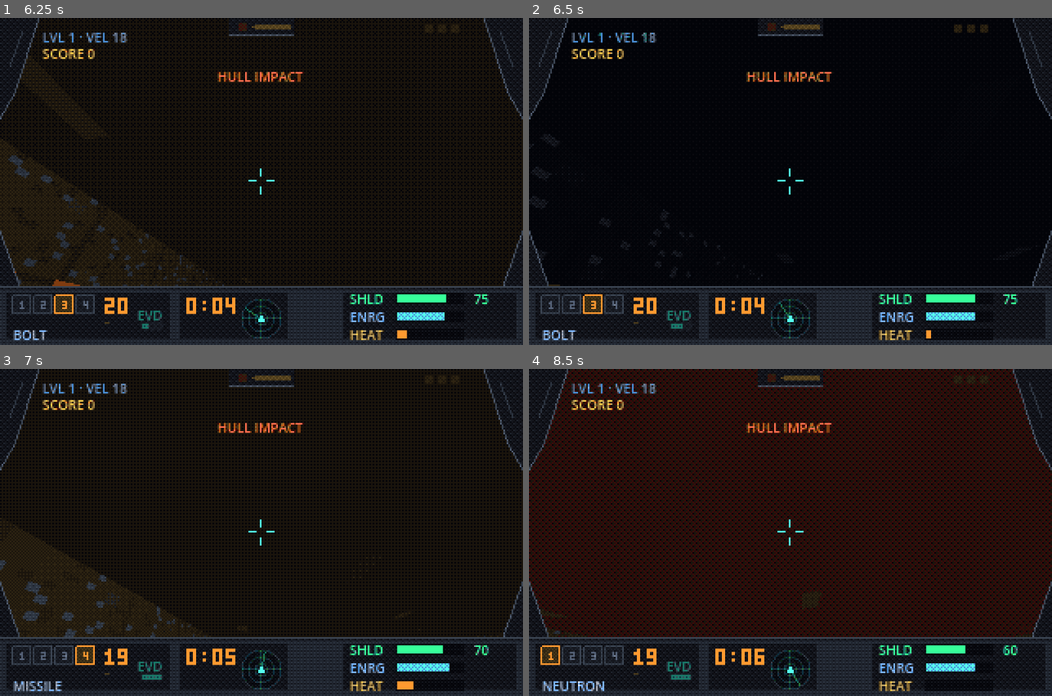
Above: before the commit, frames 1-4 (two rows, left to right).
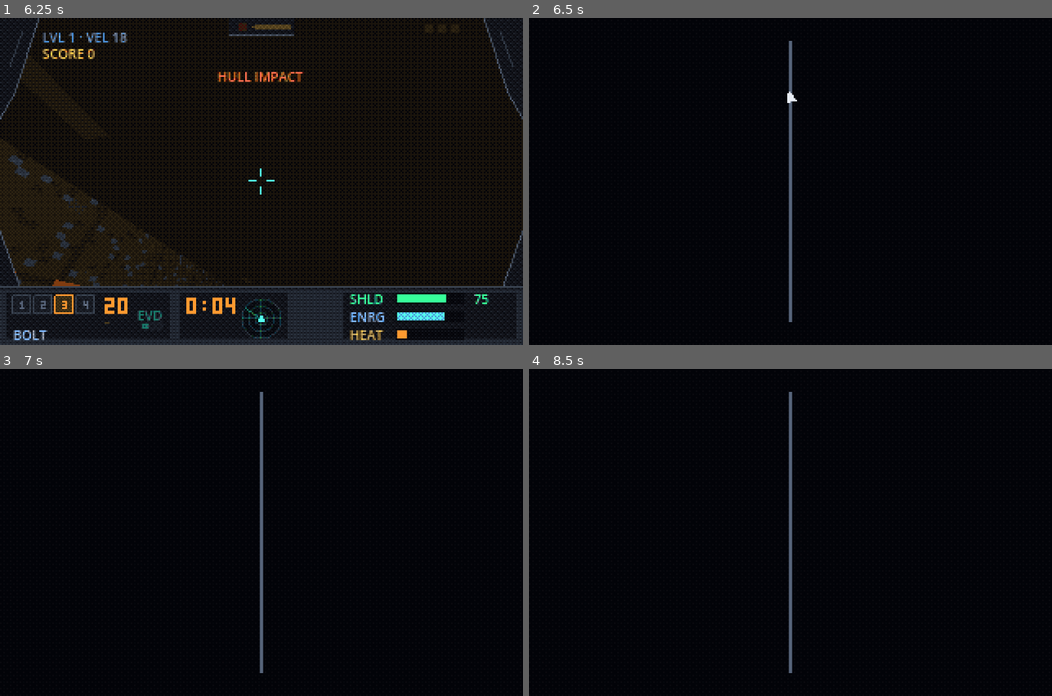
Above: after the commit, the same moments.

Repository: NCSTATEPACK16/VoidRunner
Game: Godot game, scene res://scenes/game.tscn
The game is run twice, just before and just after one commit, with the same random seed, the same clock (stepped at 60 frames per second) and the same inputs.
Inputs (mouse positions are in pixels of both pictures, inside the frame that each line leads up to):
- Up to frame 1 (6.25 s): click "> START" at 0.5 s; click "> LAUNCH" at 1.25 s; tap Enter (pause_game) at 2, 5.65, 5.75 s; move the mouse to (287, 181) at 2.02 s; hold W (boost) 2.03-2.78 s; hold Up (steer_up) 2.03-5.78 s; click (287, 181) at 2.17 s; move the mouse to (235, 181) at 2.77 s; tap Space (fire) at 2.85 s; click (235, 181) at 2.92 s; move the mouse to (271, 174) at 3.52 s; hold P (plasma_bomb) 3.53-4.28 s; click (271, 174) at 3.67 s; move the mouse to (256, 188) at 4.27 s; tap 1 (weapon_1) at 4.35 s; click (256, 188) at 4.42 s; move the mouse to (298, 184) at 5.02 s; tap 2 (weapon_2) at 5.1 s; click (298, 184) at 5.17 s; move the mouse to (104, 132) at 5.77 s; hold A (dodge_left) from 5.78 s (still down); tap 3 (weapon_3) at 5.85 s; click (104, 132) at 5.92 s
- Up to frame 2 (6.5 s): keep holding A (dodge_left); tap Tab (automap, bound only after the commit) at 6.4 s
- Up to frame 3 (7 s): move the mouse to (266, 532) at 6.52 s; release A (dodge_left) at 6.53 s; hold Up (steer_up) from 6.53 s (still down); tap 4 (weapon_4) at 6.6 s; click (266, 532) at 6.67 s
- Up to frame 4 (8.5 s): move the mouse to (769, 525) at 7.27 s; release Up (steer_up) at 7.28 s; hold D (dodge_right) 7.28-8.03 s; tap Backspace (weapon_cycle) at 7.35 s; click (769, 525) at 7.42 s; move the mouse to (816, 532) at 8.02 s; hold Up (steer_up) from 8.03 s (still down); tap X at 8.1 s; click (816, 532) at 8.17 s

Frame 1 is identical in both runs. In frame 2, 12% of the frame differs, in the area x 0-100%, y 0-100%; in frame 3, 17%; in frame 4, 51%.

Commit message:
L4a: Tab automap — paused, dirty-draw, chunky
New scripts/automap_display.gd: a north-up top-down XZ map of explored rings,
rendered inside the 320x200 SubViewport (chunky + dithered) on a CanvasLayer
above the HUD, below the dither. Opening hard-pauses the tree; process_mode
WHEN_PAUSED lets it blink + take the close input while frozen, and costs zero
while closed (never drawn). Tab opens (game._unhandled_input), Tab/ESC close
(the map's own handler) — the pause-state split means no input race. Explored
polyline is dirty-draw; _pts is built in open() too so headless (no _draw)
still populates it. Tunnel/arena/boss lines, secret 'S' + portal diamond
markers, +/- zoom. New 'automap' input action (Tab; gamepad Back when enabled).

Verified: import clean; smoke 'automap ok' (33-ring polyline, pause+resume);
SMOKE TEST COMPLETE.

Co-Authored-By: Claude Opus 4.8 <noreply@anthropic.com>

Diff:
--- /dev/null
+++ b/scripts/automap_display.gd
@@ -0,0 +1,174 @@
+class_name Automap
+extends Control
+## V2.2 L4a: Tab automap. Renders INSIDE the 320x200 game SubViewport (chunky +
+## dithered for free), a north-up top-down XZ projection of the explored rings.
+##
+## Opening HARD-pauses the tree (get_tree().paused) — constant-forward flight makes
+## a live map lethal, and pausing is the safe, Doom-authentic call. The node's
+## process_mode is WHEN_PAUSED so it can blink the player blip and take the close
+## input while everything else is frozen; conversely it does nothing (and never
+## draws) while closed. Dirty-draw: the explored polyline rebuilds only when the
+## explored range changes; _draw runs only while open.
+
+const MARGIN := 14.0
+const WALL_COL := Color("5a6b7a")
+const ARENA_COL := Color("8fb8cc")
+const BOSS_COL := Color("ff5040")
+const PORTAL_COL := Color("62ffd0")
+const SECRET_COL := Color("ffd34d")
+const PLAYER_COL := Color("ffffff")
+
+var _path = null            # PathGen (RefCounted — untyped to avoid a cyclic class dep)
+var _player = null          # PlayerShip — read for ring_idx + yaw at draw time
+var _open := false
+var _max_ring := 0          # high-water explored ring index
+var _dirty := true
+var _pts: PackedVector2Array = PackedVector2Array()      # ring centres in world XZ
+var _widths: PackedFloat32Array = PackedFloat32Array()   # per-ring half-width
+var _zoom := 1.0
+var _blink := 0.0
+var _blink_on := true
+var _secret_rings: PackedInt32Array = PackedInt32Array()
+var _portal_ring := -1
+
+
+func _ready() -> void:
+	process_mode = Node.PROCESS_MODE_WHEN_PAUSED   # blink + close input while paused
+	mouse_filter = Control.MOUSE_FILTER_IGNORE     # view-only; never eats input
+	position = Vector2.ZERO
+	size = Vector2(320, 200)
+	visible = false
+
+
+## Called by game._load_level_world with the new level's path — resets exploration.
+func setup(path, player) -> void:
+	_path = path
+	_player = player
+	_max_ring = 0
+	_zoom = 1.0
+	_secret_rings = PackedInt32Array()
+	_portal_ring = -1
+	_dirty = true
+
+
+func note_ring(idx: int) -> void:
+	if idx > _max_ring:
+		_max_ring = idx
+		_dirty = true
+
+
+## Markers the game refreshes when the map opens (found secrets, woken exit portal).
+func set_markers(secret_rings: PackedInt32Array, portal_ring: int) -> void:
+	_secret_rings = secret_rings
+	_portal_ring = portal_ring
+	if _open:
+		queue_redraw()
+
+
+func is_open() -> bool:
+	return _open
+
+
+func open() -> void:
+	if _open:
+		return
+	_open = true
+	visible = true
+	_blink = 0.0
+	_blink_on = true
+	_rebuild()                     # build _pts now — headless has no _draw to trigger it
+	Engine.time_scale = 1.0        # cancel any active hit-stop crush before the freeze
+	get_tree().paused = true
+	queue_redraw()
+
+
+func close() -> void:
+	if not _open:
+		return
+	_open = false
+	visible = false
+	get_tree().paused = false
+
+
+func _process(delta: float) -> void:
+	if not _open:
+		return
+	_blink += delta
+	if _blink >= 0.4:
+		_blink -= 0.4
+		_blink_on = not _blink_on
+		queue_redraw()             # only the player blip toggles — cheap, tree is paused
+
+
+func _unhandled_input(event: InputEvent) -> void:
+	if not _open:
+		return   # while closed the node is WHEN_PAUSED and gets no input anyway
+	if event.is_action_pressed("automap") or event.is_action_pressed("pause_game"):
+		close()
+		get_viewport().set_input_as_handled()
+	elif event is InputEventKey and event.pressed:
+		if event.physical_keycode in [KEY_EQUAL, KEY_BRACKETRIGHT, KEY_KP_ADD]:
+			_zoom = minf(_zoom * 1.33, 4.0)
+			queue_redraw()
+		elif event.physical_keycode in [KEY_MINUS, KEY_BRACKETLEFT, KEY_KP_SUBTRACT]:
+			_zoom = maxf(_zoom / 1.33, 0.5)
+			queue_redraw()
+
+
+func _rebuild() -> void:
+	_pts = PackedVector2Array()
+	_widths = PackedFloat32Array()
+	_dirty = false
+	if _path == null or _path.rings.is_empty():
+		return
+	var hi: int = mini(_max_ring + 2, _path.rings.size() - 1)   # +2 ring lookahead
+	for i in hi + 1:
+		var r: Dictionary = _path.rings[i]
+		_pts.append(Vector2(r.p.x, r.p.z))
+		_widths.append(r.hw)
+
+
+func _draw() -> void:
+	if _dirty:
+		_rebuild()
+	draw_rect(Rect2(0, 0, 320, 200), Color.BLACK)   # grid-free black, like a 1995 automap
+	if _pts.size() < 2:
+		return
+	# fit the explored bounds into the rect (north-up), then zoom about the centre
+	var lo := _pts[0]
+	var hi := _pts[0]
+	for p in _pts:
+		lo.x = minf(lo.x, p.x); lo.y = minf(lo.y, p.y)
+		hi.x = maxf(hi.x, p.x); hi.y = maxf(hi.y, p.y)
+	var span := hi - lo
+	var s: float = minf((320.0 - 2.0 * MARGIN) / maxf(span.x, 1.0),
+		(200.0 - 2.0 * MARGIN) / maxf(span.y, 1.0)) * _zoom
+	var centre := (lo + hi) * 0.5
+	var to_screen := func(w: Vector2) -> Vector2:
+		return Vector2(160, 100) + Vector2((w.x - centre.x) * s, (w.y - centre.y) * s)
+	# tunnel polyline, thickened per ring half-width; arenas + boss room read distinct
+	for i in range(1, _pts.size()):
+		var col := WALL_COL
+		var ri: Dictionary = _path.rings[i]
+		if ri.arena:
+			col = BOSS_COL if _path.is_boss else ARENA_COL
+		draw_line(to_screen.call(_pts[i - 1]), to_screen.call(_pts[i]), col,
+			clampf(_widths[i] * s * 0.12, 1.0, 6.0))
+	# markers
+	for sr in _secret_rings:
+		if sr >= 0 and sr < _pts.size():
+			draw_string(ThemeDB.fallback_font, to_screen.call(_pts[sr]) + Vector2(-3, 3),
+				"S", HORIZONTAL_ALIGNMENT_LEFT, -1, 8, SECRET_COL)
+	if _portal_ring >= 0 and _portal_ring < _pts.size():
+		var pp: Vector2 = to_screen.call(_pts[_portal_ring])
+		draw_colored_polygon(PackedVector2Array([
+			pp + Vector2(0, -4), pp + Vector2(4, 0), pp + Vector2(0, 4), pp + Vector2(-4, 0)]),
+			PORTAL_COL)   # exit-portal diamond
+	# player: blinking triangle at its ring centre, pointing along yaw (north-up)
+	if _player != null and _blink_on:
+		var pc: Vector2 = to_screen.call(_pts[clampi(_player.ring_idx, 0, _pts.size() - 1)])
+		var fwd := Vector2(-sin(_player.yaw), -cos(_player.yaw))
+		var side := Vector2(-fwd.y, fwd.x)
+		draw_colored_polygon(PackedVector2Array([
+			pc + fwd * 5.0, pc - fwd * 3.0 + side * 3.0, pc - fwd * 3.0 - side * 3.0]),
+			PLAYER_COL)
--- a/scripts/game.gd
+++ b/scripts/game.gd
@@ -25,6 +25,7 @@
 var hud: Hud
 var overlays: Overlays
 var view: SubViewport
+var automap: Automap             # V2.2 L4a: Tab automap, inside the 320x200 SubViewport
 var dither_layer: CanvasLayer   # Phase H: toggled by the settings menu
 var _dither_mat: ShaderMaterial   # so the amber "terminal" uniform can be flipped
 var env: Environment            # K1: per-level fog/ambient moods retune this
@@ -104,6 +105,13 @@
 	hud = Hud.new()
 	hud.layer = 1
 	view.add_child(hud)
+	# V2.2 L4a: Tab automap on its own layer above the HUD (1), below the dither (5),
+	# so the map draws chunky + dithered like the rest of the 320x200 viewport
+	var automap_layer := CanvasLayer.new()
+	automap_layer.layer = 4
+	automap = Automap.new()
+	automap_layer.add_child(automap)
+	view.add_child(automap_layer)
 	_build_dither_layer()
 	overlays = Overlays.new()
 	overlays.layer = 10
@@ -285,6 +293,7 @@
 	enemy_mgr.level = level
 	pickup_mgr.path = path
 	gib_mgr.path = path
+	automap.setup(path, player)   # V2.2 L4a: explored map resets to the new level
 	var theme: Dictionary = TextureGen.THEMES[level.theme_id]
 	_apply_theme_mood(theme, level)
 	world.rebuild(path, TextureGen.theme_set(level.theme_id, level.level_seed),
@@ -813,6 +822,7 @@
 	if state != State.PLAYING:
 		return
 	player.update_flight(delta)
+	automap.note_ring(player.ring_idx)   # V2.2 L4a: track the high-water explored ring
 	if _gauntlet:
 		_gauntlet_stream()
 		var tier := player.ring_idx / 60
@@ -1007,6 +1017,10 @@
 		return
 	if state != State.PLAYING:
 		return
+	if event.is_action_pressed("automap"):
+		_open_automap()
+		get_viewport().set_input_as_handled()   # don't leak the Tab to the now-paused map
+		return
 	# I4: the player lives inside the SubViewport, which doesn't receive unhandled
 	# input — mouse look is forwarded from here (root viewport) instead.
 	if event is InputEventMouseMotion and Input.mouse_mode == Input.MOUSE_MODE_CAPTURED:
@@ -1025,6 +1039,18 @@
 			return
 	if event.is_action_pressed("weapon_cycle"):
 		_select_weapon((GameState.weapon_index + 1) % weapons.size())
+
+
+## V2.2 L4a: gather current map markers (found secrets, woken portal), then open the
+## paused automap. Closing is handled by the map itself (it processes when paused).
+func _open_automap() -> void:
+	var secret_rings := PackedInt32Array()
+	for s in _secrets:
+		if s.found:
+			secret_rings.append(s.ring)
+	var portal_ring := (path.rings.size() - 1) if world.portal_active else -1
+	automap.set_markers(secret_rings, portal_ring)
+	automap.open()
 
 
 func _select_weapon(i: int) -> void:
--- a/scripts/input_setup.gd
+++ b/scripts/input_setup.gd
@@ -28,6 +28,7 @@
 	_key_action("plasma_bomb", KEY_P)
 	_key_action("pause_game", KEY_ENTER)
 	_add_key("pause_game", KEY_ESCAPE)
+	_key_action("automap", KEY_TAB)   # V2.2 L4a: Tab opens the paused automap
 
 
 ## K6: opt-in gamepad bindings — a settings toggle, OFF by default (John's call).
@@ -59,6 +60,8 @@
 	_pad_button("pause_game", JOY_BUTTON_START)
 	if InputMap.has_action("plasma_bomb"):
 		_pad_button("plasma_bomb", JOY_BUTTON_Y)
+	if InputMap.has_action("automap"):
+		_pad_button("automap", JOY_BUTTON_BACK)   # V2.2 L4a: Back toggles the map
 
 
 func _pad_button(action: StringName, button: JoyButton) -> void:
--- a/tests/smoke_test.gd
+++ b/tests/smoke_test.gd
@@ -103,6 +103,14 @@
 			near_visible = near_visible or c.node.visible
 	assert(all_far_hidden and near_visible)
 	print("prebuild ok — %d rings built at briefing, draw window active" % built0)
+	# --- V2.2 L4a: Tab automap — explored polyline built, opening pauses, closing resumes ---
+	game.automap.note_ring(30)
+	game.automap.open()
+	assert(get_tree().paused and game.automap.is_open())
+	assert(game.automap._pts.size() >= 30)   # explored rings 0..30(+lookahead) drawn
+	game.automap.close()
+	assert(not get_tree().paused and not game.automap.is_open())
+	print("automap ok — %d-ring explored polyline, pauses + resumes" % game.automap._pts.size())
 	# --- K3: L1 has fuel cells (secondary objective) but no crushers ---
 	assert(GameState.level_props_total > 0)
 	assert(game.prop_mgr.props.size() == GameState.level_props_total)
Not shown, added: scripts/automap_display.gd.uid
